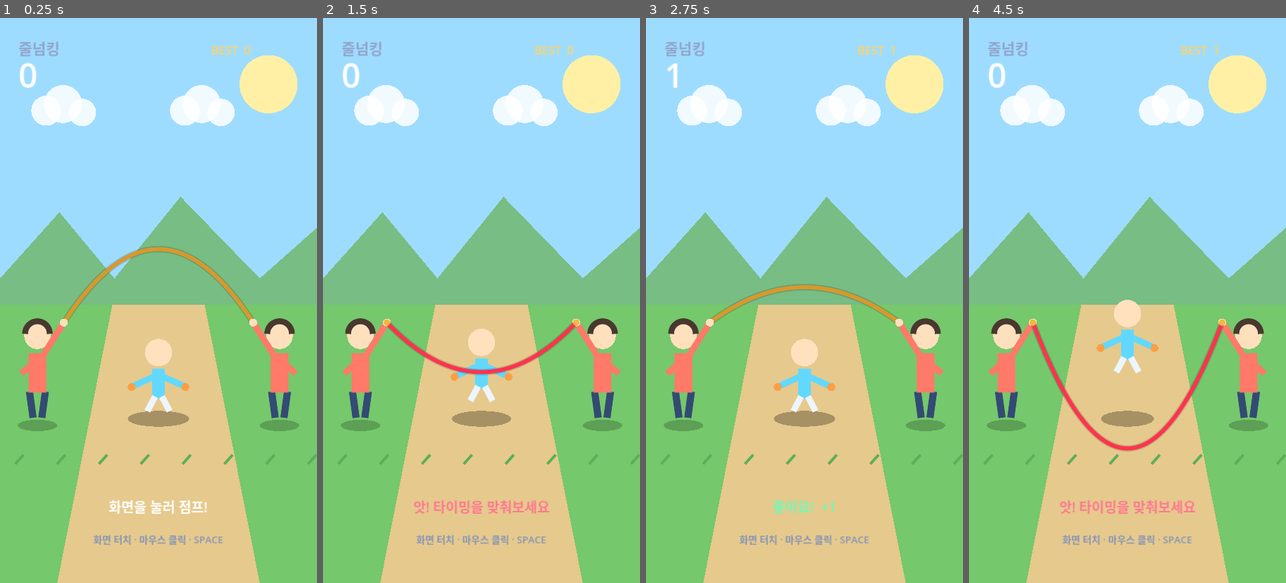
Above: before the commit, frames 1-4 (left to right).
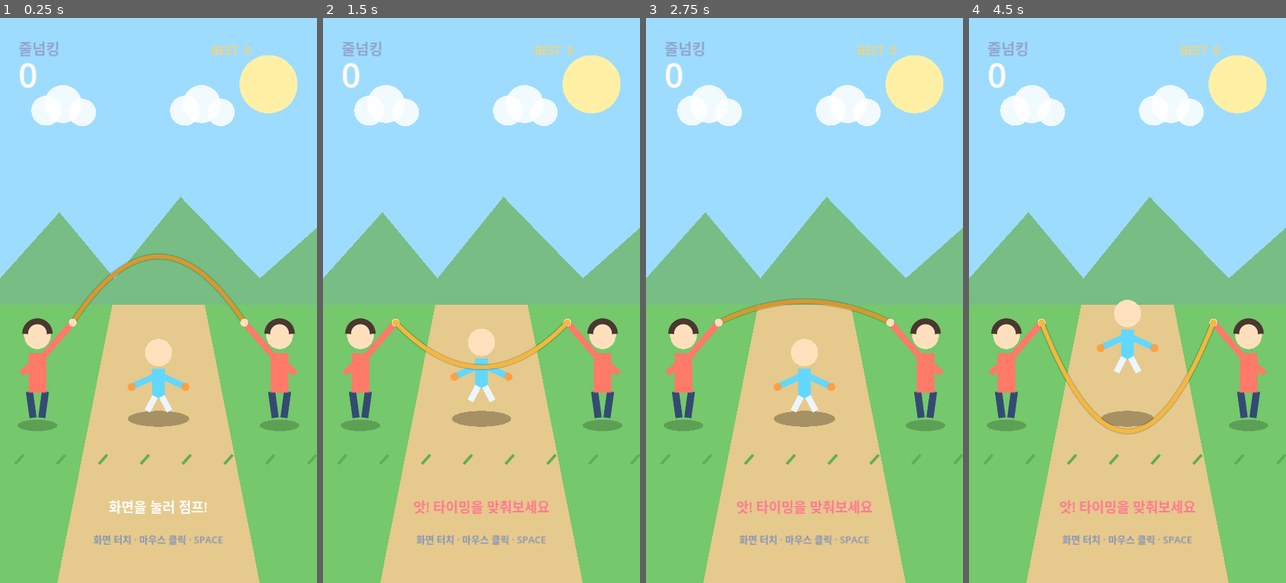
Above: after the commit, the same moments.

Repository: eunchan4490-star/Rope-King
Game: Godot game, scene res://main.tscn
Same seed, same stepped clock (60 frames per second), same inputs: the game is played once before the commit and once after it.
Inputs (mouse positions are in pixels of both pictures, inside the frame that each line leads up to):
- Up to frame 1 (0.25 s): no input
- Up to frame 2 (1.5 s): move the mouse to (551, 272) at 0.52 s; click (551, 272) at 0.67 s; tap Space (jump) at 0.77 s; move the mouse to (418, 328) at 1.27 s; click (418, 328) at 1.42 s
- Up to frame 3 (2.75 s): tap Space (jump) at 1.52 s; move the mouse to (836, 176) at 2.02 s; click (836, 176) at 2.17 s
- Up to frame 4 (4.5 s): move the mouse to (1111, 413) at 2.77 s; click (1111, 413) at 2.92 s; tap Space (jump) at 3.02, 3.77 s; move the mouse to (1222, 385) at 3.52 s; click (1222, 385) at 3.67 s; move the mouse to (1032, 215) at 4.27 s; click (1032, 215) at 4.42 s

The runs differ from the first frame. In frame 1, 2.0% of the frame differs, in the area x 12-88%, y 40-61%; in frame 2, 1.6%; in frame 3, 2.4%; in frame 4, 2.5%, in the area x 12-88%, y 4-77%.

Commit message:
fix: tighten rope jump timing

Diff:
--- a/scripts/main.gd
+++ b/scripts/main.gd
@@ -4,13 +4,14 @@
 const PLAYER_X := 360.0
 const PLAYER_GROUND_Y := 890.0
 const TURNER_GROUND_Y := 910.0
-const LEFT_HAND := Vector2(145.0, 690.0)
-const RIGHT_HAND := Vector2(575.0, 690.0)
-const ROPE_SWING_RADIUS := 300.0
+const LEFT_HAND := Vector2(165.0, 690.0)
+const RIGHT_HAND := Vector2(555.0, 690.0)
+const ROPE_SWING_RADIUS := 270.0
 const BASE_ROPE_SPEED := 2.35
 const MAX_ROPE_SPEED := 4.8
-const JUMP_TARGET_ANGLE := 0.82
-const HIT_WINDOW := 0.62
+const JUMP_TARGET_ANGLE := 0.84
+# The rope is red only in this narrow window, and only that same window is safe.
+const HIT_WINDOW := 0.18
 
 var score := 0
 var best_score := 0
